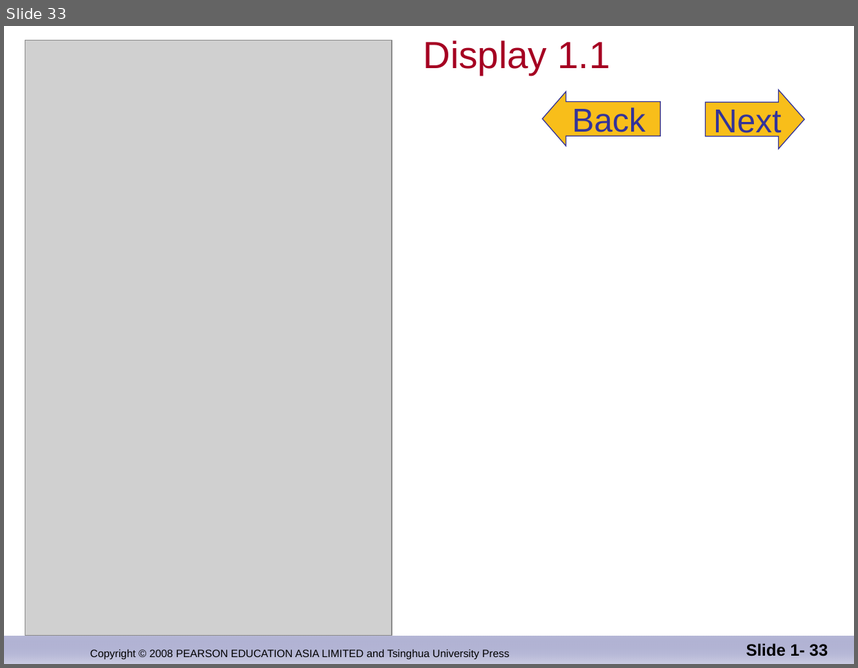
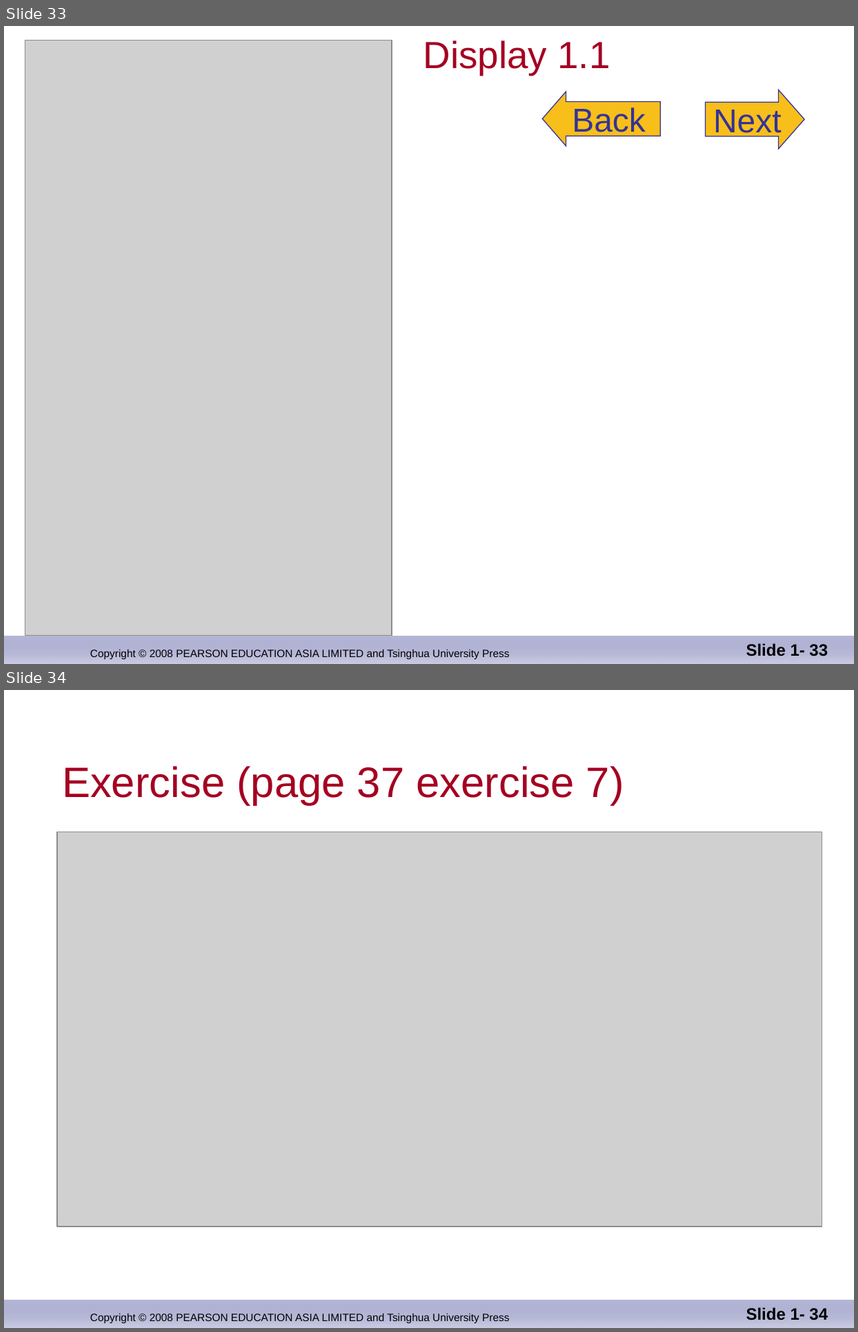
Before and after one commit to djuanbei/CPLUSPLUS, a slide deck: ppt/ch_01.ppt. Shown one above the other, each under a label of ours: slide 33 before the commit, slides 33 and 34 after it. The pictures are 858x668 and 858x1332 pixels, drawn with LibreOffice and Linux fonts; fonts in the diff are those of the drawing; grey boxes stand for pictures; background and template pictures are left out. Boxes give left, top, right and bottom in pixels: in the first picture for what was removed or moved away, otherwise in the second. Text is boxed around its words. In the diff, an @@ line names an element or a change of style, - is before the commit and + after.

```diff
--- a/ppt/ch_01.ppt
+++ b/ppt/ch_01.ppt
@@ slide 34 added at [4, 690, 854, 1328], background #FFFFFF; not listed: 2 template elements that a slide beside it also shows @@
@@ title added at [62, 766, 624, 805], 36 pt, text #A50021 @@
+Exercise (page 37 exercise 7)
@@ picture added at [58, 832, 822, 1226] @@
@@ page number added at [746, 1307, 828, 1320], 14 pt, text #000000, bold @@
+Slide 1- 34
```
Also in this commit, not shown: 3 slides changed, 1 other slide added, 3 slides removed.
